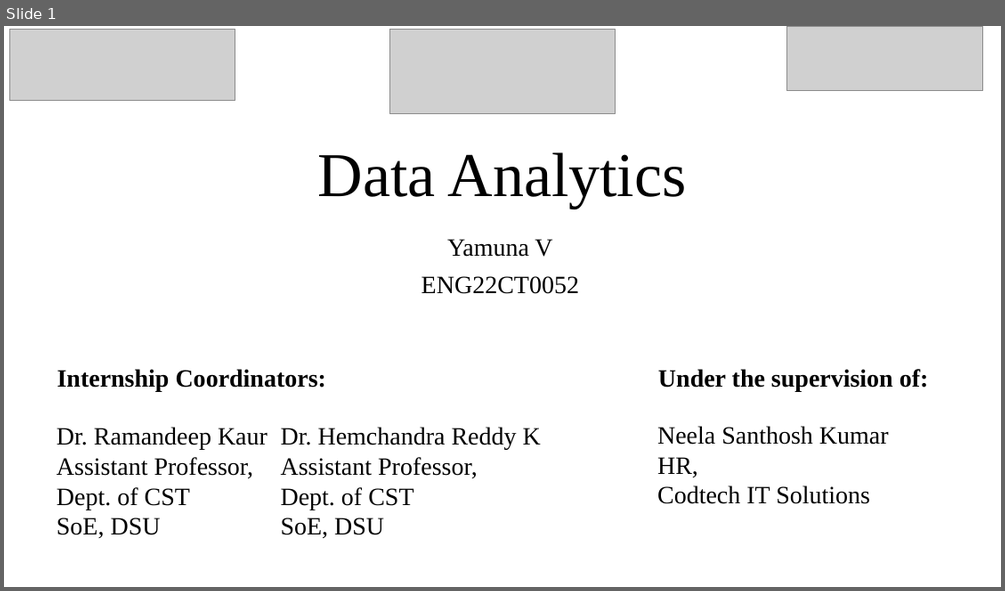
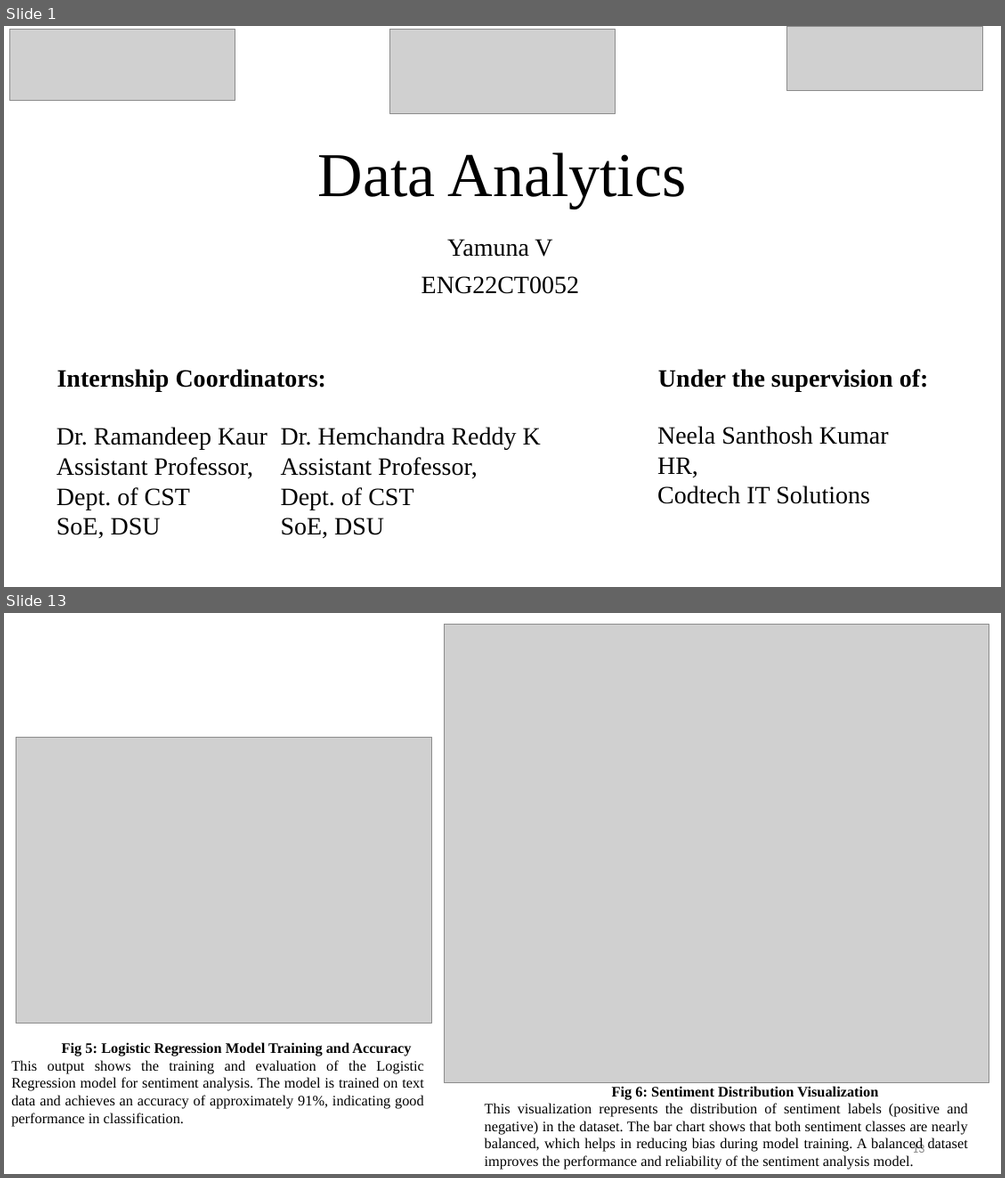
Before and after one commit to Yamunavenkatesh/CodTech-Data-Analytics-Internship, a slide deck: Internship PPT.pptx. Shown one above the other, each under a label of ours: slide 1 before the commit, slides 1 and 13 after it; the slides between them are not shown. The pictures are 1005x591 and 1005x1178 pixels, drawn with LibreOffice and Linux fonts; fonts in the diff are those of the drawing; grey boxes stand for pictures. Boxes give left, top, right and bottom in pixels: in the first picture for what was removed or moved away, otherwise in the second. Text is boxed around its words. In the diff, an @@ line names an element or a change of style, - is before the commit and + after.

```diff
--- a/Internship PPT.pptx
+++ b/Internship PPT.pptx
@@ slide 13 added at (4,613,1001,1174), background #FFFFFF @@
@@ picture added at (445,625,989,1083) @@
@@ picture added at (16,737,432,1022) @@
@@ text added at (11,1042,424,1127), 14 pt, text #000000 @@
+Fig 5: Logistic Regression Model Training and Accuracy
+This output shows the training and evaluation of the Logistic Regression model for sentiment analysis. The model is trained on text data and achieves an accuracy of approximately 91%, indicating good performance in classification.
@@ text added at (485,1086,968,1169), 14 pt, text #000000 @@
+Fig 6: Sentiment Distribution Visualization
+This visualization represents the distribution of sentiment labels (positive and negative) in the dataset. The bar chart shows that both sentiment classes are nearly balanced, which helps in reducing bias during model training. A balanced dataset improves the performance and reliability of the sentiment analysis model.
@@ page number added at (912,1142,924,1152), 12 pt, text #888888 @@
+13
```
Also in this commit, not shown: 11 slides changed, 4 other slides added, 4 slides removed, 3 other files.
